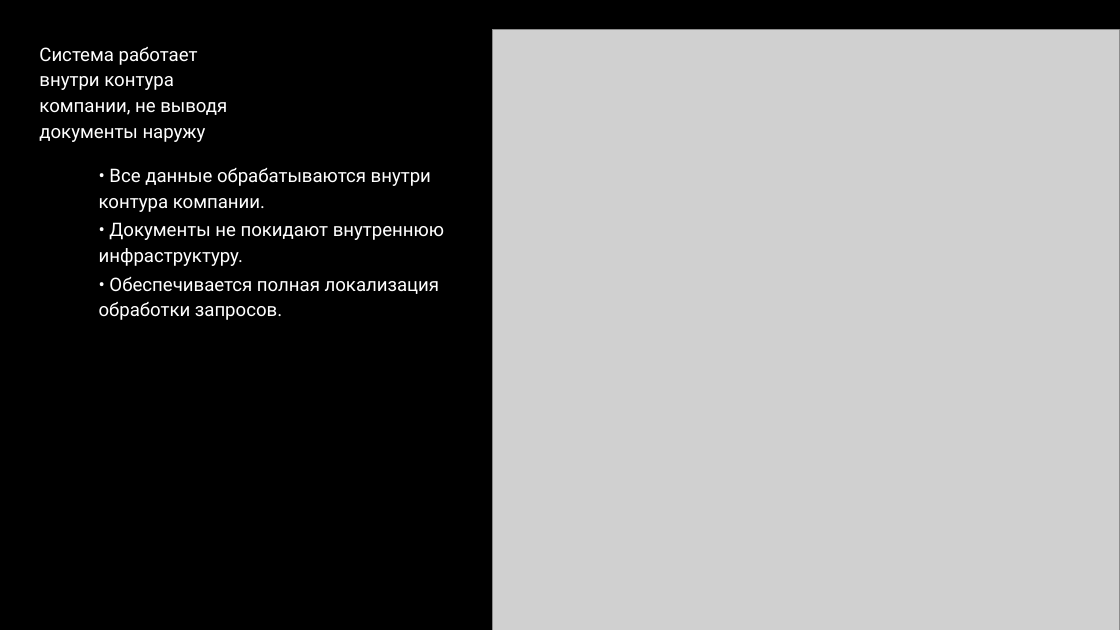
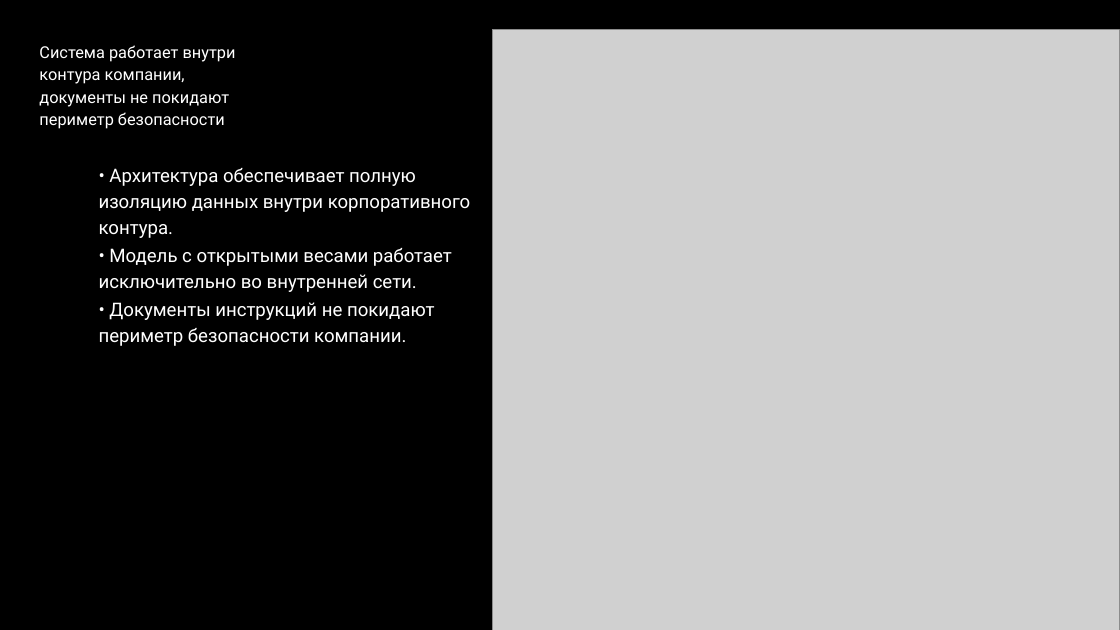
Before and after one commit to temurysega/lct_vk, a slide deck: slide 5 of deliverables/vk-workspace-focus.pptx. Drawn at 1120x630 pixels with LibreOffice and Linux fonts; fonts in the diff are those of the drawing; grey boxes stand for pictures; background and template pictures are left out. Boxes give left, top, right and bottom in pixels: in the first picture for what was removed or moved away, otherwise in the second. Text is boxed around its words. In the diff, an @@ line names an element or a change of style, - is before the commit and + after.

```diff
--- a/deliverables/vk-workspace-focus.pptx
+++ b/deliverables/vk-workspace-focus.pptx
@@ title at (x1=39, y1=45, x2=236, y2=129): text changed; size 16 to 14 pt @@
-Система работает внутри контура компании, не выводя документы наружу
+Система работает внутри контура компании, документы не покидают периметр безопасности
@@ text at (x1=99, y1=168, x2=471, y2=346): text changed @@
-• Все данные обрабатываются внутри контура компании.
-• Документы не покидают внутреннюю инфраструктуру.
-• Обеспечивается полная локализация обработки запросов.
+• Архитектура обеспечивает полную изоляцию данных внутри корпоративного контура.
+• Модель с открытыми весами работает исключительно во внутренней сети.
+• Документы инструкций не покидают периметр безопасности компании.
```
Also in this commit, not shown: 7 other slides changed, 4 slides added, 4 slides removed, 39 other files.
